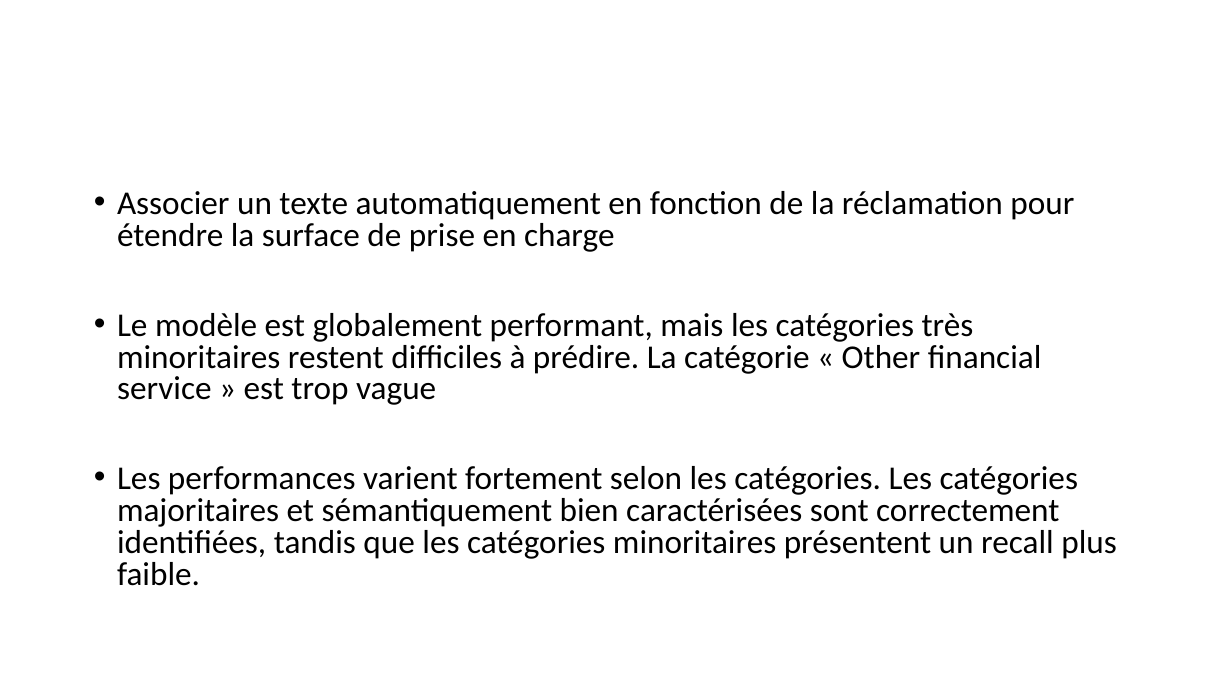
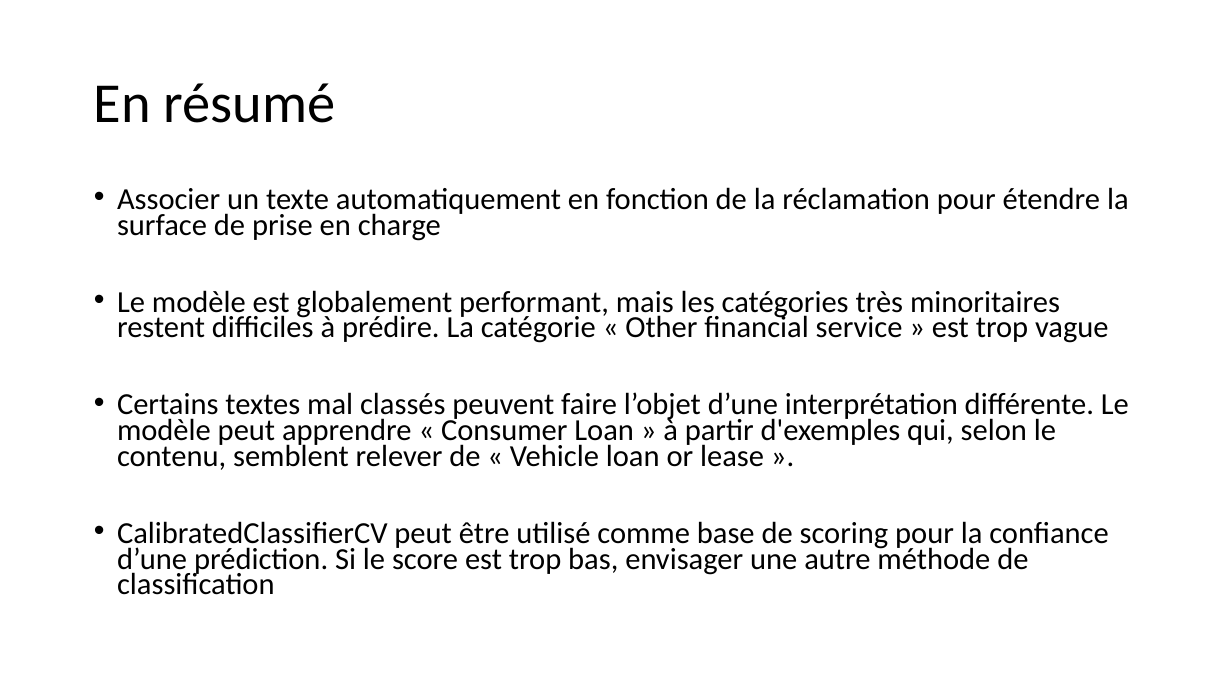
Before and after one commit to Ace4teaM/OCR-ZenAssist, a slide deck: slide 28 of Présentation.pptx (slide 29 before the commit). Drawn at 1232x693 pixels with LibreOffice and Linux fonts; fonts in the diff are those of the drawing. Boxes give left, top, right and bottom in pixels: in the first picture for what was removed or moved away, otherwise in the second. Text is boxed around its words. In the diff, an @@ line names an element or a change of style, - is before the commit and + after.

Commit message:
MaJ de la présentation

```diff
--- a/Présentation.pptx
+++ b/Présentation.pptx
@@ title added at (94, 83, 336, 123), 44 pt, text #000000 @@
+En résumé
@@ text at (117, 187, 1129, 343): size 25.9 to 23.8 pt in "Associer un texte automatiquement en fonction de ...", "Le modèle est globalement performant, mais les ..."; line spacing 0.8 to 0.7 @@
@@ text at (117, 392, 1129, 595): text changed; size 25.9 to 23.8 pt @@
-• Les performances varient fortement selon les catégories. Les catégories majoritaires et sémantiquement bien caractérisées sont correctement identifiées, tandis que les catégories minoritaires présentent un recall plus faible.
+• Certains textes mal classés peuvent faire l’objet d’une interprétation différente. Le modèle peut apprendre « Consumer Loan » à partir d'exemples qui, selon le contenu, semblent relever de « Vehicle loan or lease ».
+• CalibratedClassifierCV peut être utilisé comme base de scoring pour la confiance d’une prédiction. Si le score est trop bas, envisager une autre méthode de classification
```
Also in this commit, not shown: 9 other slides changed, 1 slide removed.
